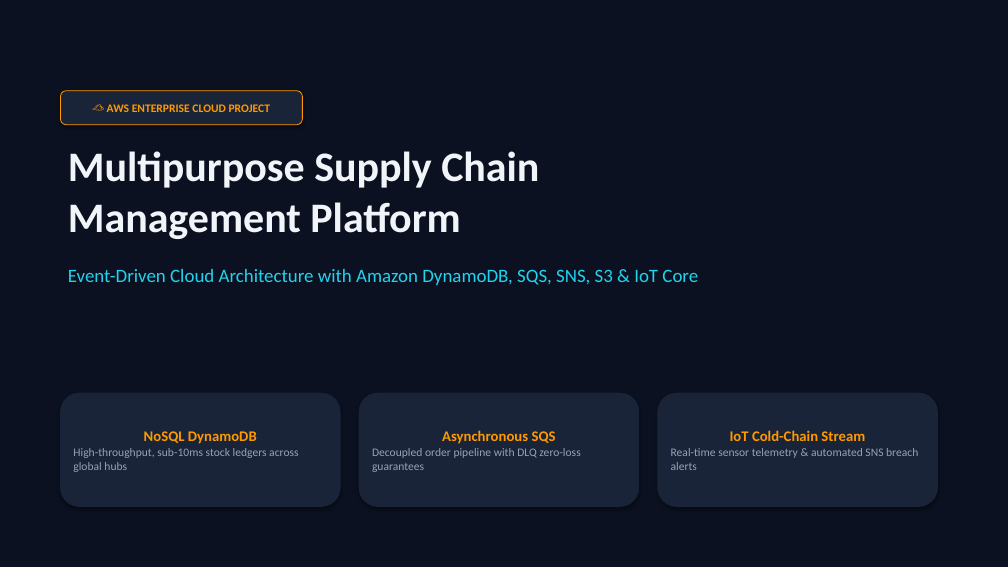
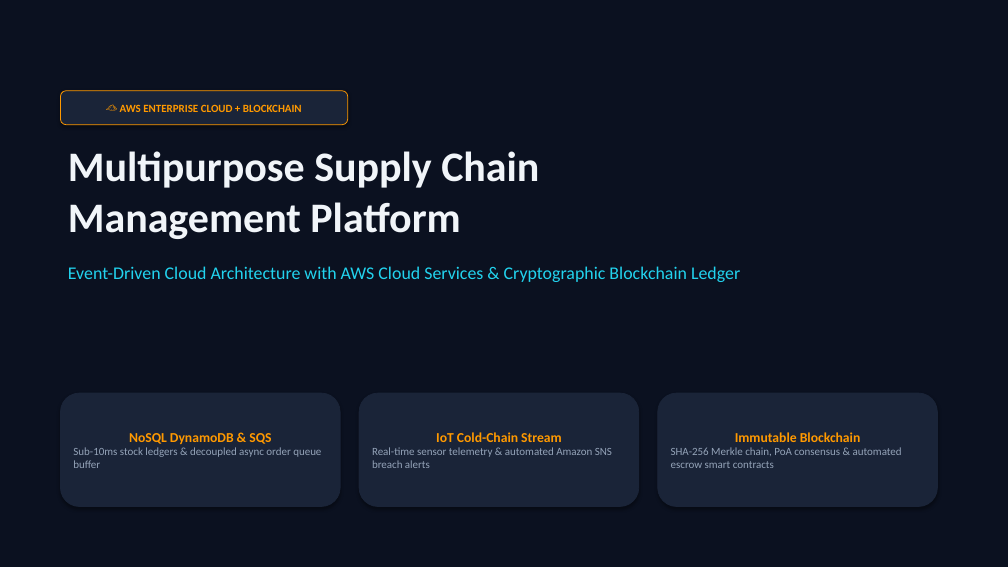
Before and after one commit to Deoid/Multipurpose_Supply_Chain_Management, a slide deck: slide 1 of Multipurpose_SCM_AWS_Architecture.pptx. Drawn at 1008x567 pixels with LibreOffice and Linux fonts; fonts in the diff are those of the drawing. Boxes give left, top, right and bottom in pixels: in the first picture for what was removed or moved away, otherwise in the second. Text is boxed around its words. In the diff, an @@ line names an element or a change of style, - is before the commit and + after.

Commit message:
feat(blockchain): implement cryptographic SHA-256 ledger, smart contracts, and interactive browser developer manual

```diff
--- a/Multipurpose_SCM_AWS_Architecture.pptx
+++ b/Multipurpose_SCM_AWS_Architecture.pptx
@@ rounded rectangle "☁️ AWS ENTERPRISE CLOUD + ...": place and size @@
-rounded rectangle "☁️ AWS ENTERPRISE CLOUD + ..." at (60,91,302,125)
+rounded rectangle "☁️ AWS ENTERPRISE CLOUD + ..." at (60,91,348,125)
@@ text in rounded rectangle at (120,104,302,112): text changed; size 11 to 10.5 pt @@
-☁️ AWS ENTERPRISE CLOUD PROJECT
+☁️ AWS ENTERPRISE CLOUD + BLOCKCHAIN
@@ text at (68,266,740,282): text changed; size 18 to 17 pt @@
-Event-Driven Cloud Architecture with Amazon DynamoDB, SQS, SNS, S3 & IoT Core
+Event-Driven Cloud Architecture with AWS Cloud Services & Cryptographic Blockchain Ledger
@@ text in rounded rectangle at (73,433,321,468): text changed; size 11 to 10.5 pt @@
-NoSQL DynamoDB
-High-throughput, sub-10ms stock ledgers across global hubs
+NoSQL DynamoDB & SQS
+Sub-10ms stock ledgers & decoupled async order queue buffer
@@ text in rounded rectangle at (372,432,612,468): text changed; size 11 to 10.5 pt @@
-Asynchronous SQS
-Decoupled order pipeline with DLQ zero-loss guarantees
+IoT Cold-Chain Stream
+Real-time sensor telemetry & automated Amazon SNS breach alerts
@@ text in rounded rectangle at (671,432,902,468): text changed; size 11 to 10.5 pt @@
-IoT Cold-Chain Stream
-Real-time sensor telemetry & automated SNS breach alerts
+Immutable Blockchain
+SHA-256 Merkle chain, PoA consensus & automated escrow smart contracts
```
Also in this commit, not shown: 4 other slides changed, 1 slide added, 15 other files.
